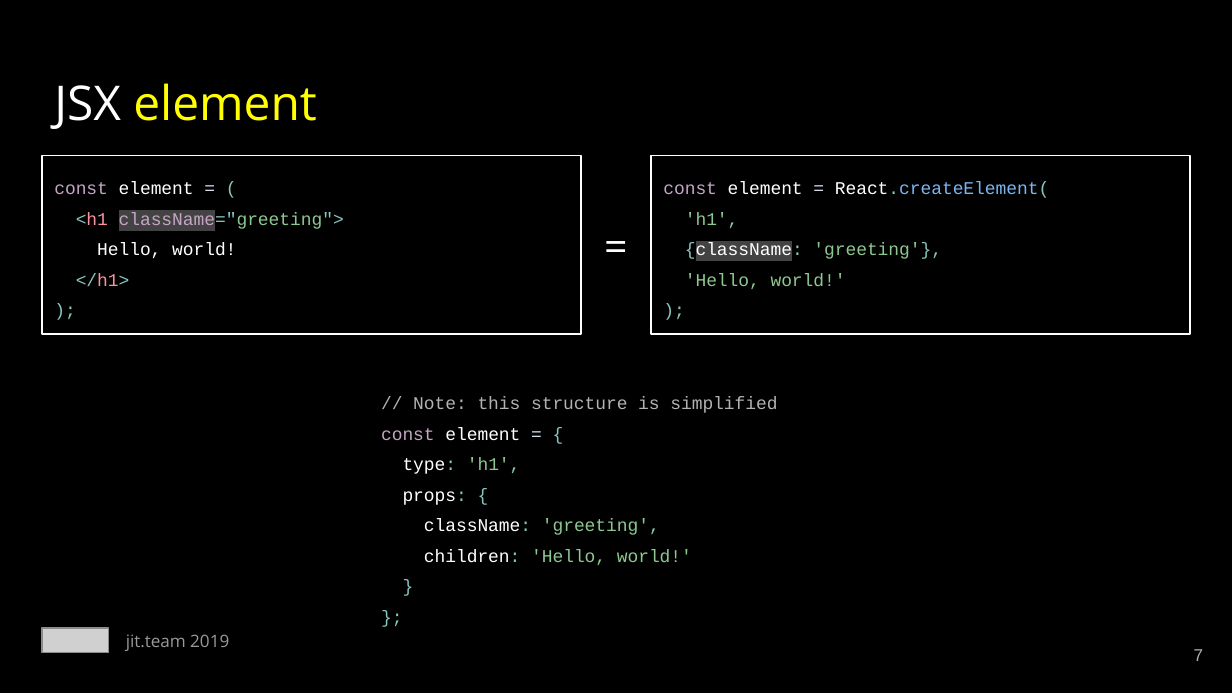
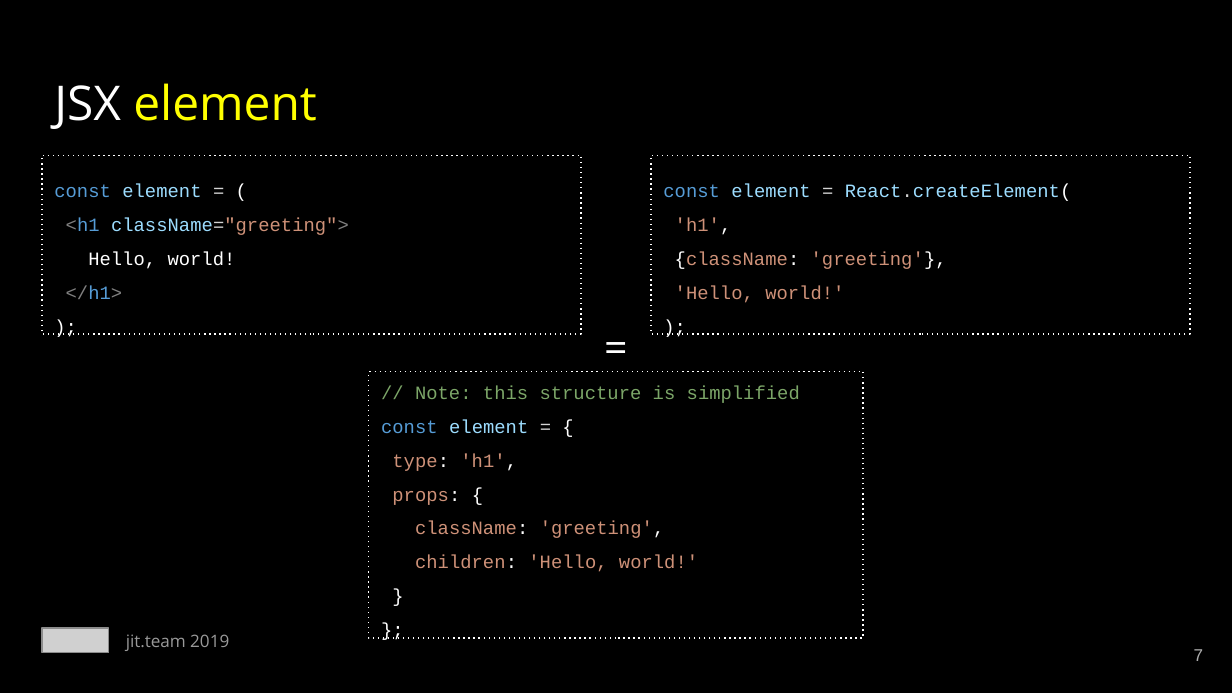
Before and after one commit to mackankowski/frontend-bootcamp, a slide deck: slide 7 of slides/react/React.js - training.pptx. Drawn at 1232x693 pixels with LibreOffice and Linux fonts; fonts in the diff are those of the drawing; grey boxes stand for pictures. Boxes give left, top, right and bottom in pixels: in the first picture for what was removed or moved away, otherwise in the second. Text is boxed around its words. In the diff, an @@ line names an element or a change of style, - is before the commit and + after.

```diff
--- a/slides/react/React.js - training.pptx
+++ b/slides/react/React.js - training.pptx
@@ text "const element = (" at (x1=42, y1=155, x2=580, y2=334): outline #FFFFFF 0.75 pt to #FFFFFF 0.75 pt dashed @@
@@ text "const element = React.createElement(" at (x1=650, y1=155, x2=1189, y2=334): outline #FFFFFF 0.75 pt to #FFFFFF 0.75 pt dashed @@
@@ text at (x1=54, y1=184, x2=349, y2=299): text changed; size 10.5 to 11 pt; text colour #FFFFFF to #9CDCFE @@
-const element = (
-<h1 className="greeting">
-Hello, world!
-</h1>
-);
+const element = (
+<h1 className="greeting">
+Hello, world!
+</h1>
+);
@@ text at (x1=663, y1=184, x2=1072, y2=303): text changed; size 10.5 to 11 pt; text colour #8DC891 to #CE9178 @@
-const element = React.createElement(
-'h1',
-{className: 'greeting'},
-'Hello, world!'
-);
+const element = React.createElement(
+'h1',
+{className: 'greeting'},
+'Hello, world!'
+);
@@ text "=" moved from (x1=575, y1=222, x2=658, y2=269) to (x1=575, y1=323, x2=658, y2=370) @@
@@ rectangle "// Note: this structure is ..." resized from (x1=381, y1=397, x2=777, y2=565) to (x1=368, y1=372, x2=862, y2=638) @@
@@ rectangle "// Note: this structure is ..." at (x1=368, y1=372, x2=862, y2=638): outline none to #FFFFFF 0.75 pt dashed @@
@@ text in rectangle at (x1=381, y1=386, x2=800, y2=572): text changed; size 10.5 to 11 pt; text colour #FFFFFF to #CE9178 @@
-// Note: this structure is simplified
-const element = {
-type: 'h1',
-props: {
-className: 'greeting',
-children: 'Hello, world!'
-}
-};
+// Note: this structure is simplified
+const element = {
+type: 'h1',
+props: {
+className: 'greeting',
+children: 'Hello, world!'
+}
+};
```
Also in this commit, not shown: 22 other slides changed, 1 other file.
